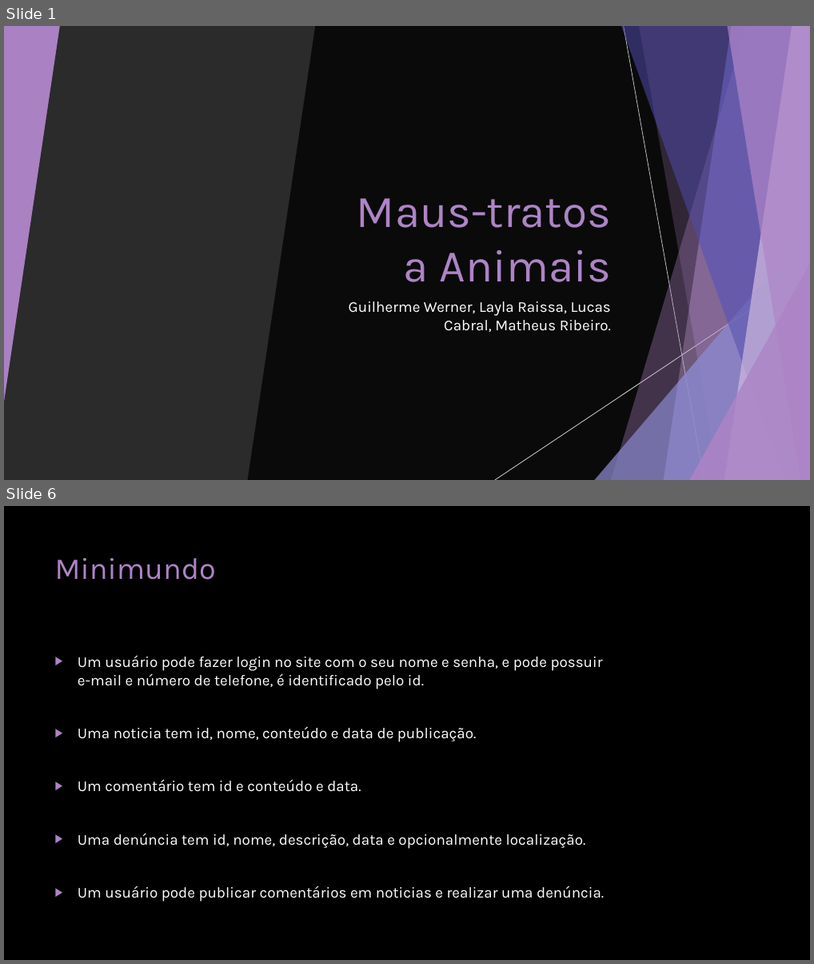
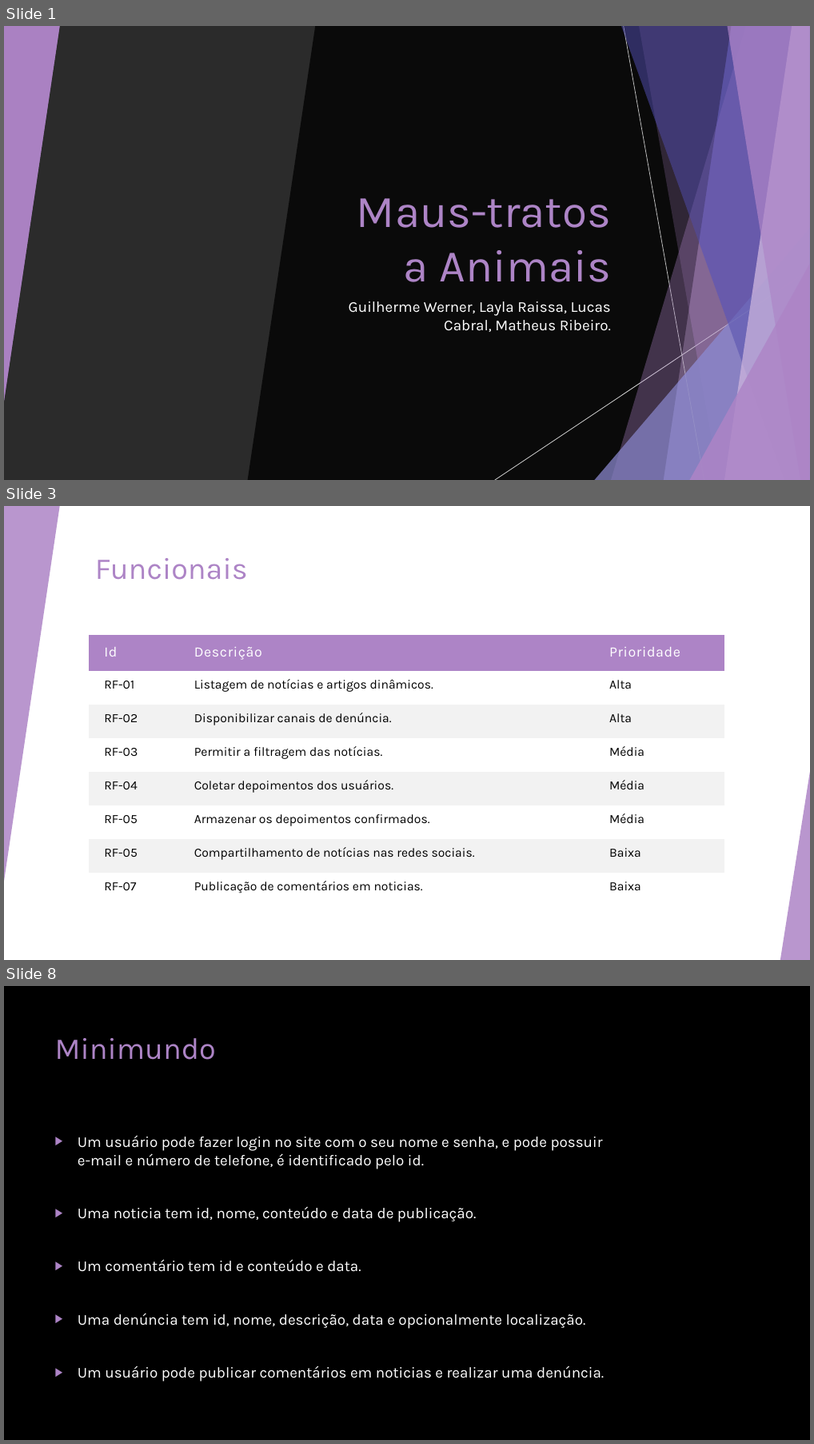
Before and after one commit to guilhermewerner/ti2, a slide deck: Documentation/Sprint-2.pptx. Shown one above the other, each under a label of ours: slides 1 and 6 before the commit, slides 1, 3 and 8 after it; the slides between them are not shown. The pictures are 814x964 and 814x1444 pixels, drawn with LibreOffice and Linux fonts; fonts in the diff are those of the drawing; background and template pictures are left out; a plain dark background stands for a picture behind light text. Boxes give left, top, right and bottom in pixels: in the first picture for what was removed or moved away, otherwise in the second. Text is boxed around its words. In the diff, an @@ line names an element or a change of style, - is before the commit and + after.

```diff
--- a/Documentation/Sprint-2.pptx
+++ b/Documentation/Sprint-2.pptx
@@ slide 3 added at (x1=4, y1=506, x2=810, y2=960), background #FFFFFF; not listed: 8 template elements that a slide beside it also shows @@
@@ rectangle added at (x1=4, y1=506, x2=810, y2=960), fill #FFFFFF @@
@@ triangle added at (x1=4, y1=506, x2=60, y2=881), fill #AD84C6 at 85% opacity @@
@@ line added from (624, 506) to (705, 960), #BFBFBF 0.75 pt @@
@@ title added at (x1=95, y1=558, x2=248, y2=580), 36 pt, text #AD84C6 @@
+Funcionais
@@ table added at (x1=90, y1=635, x2=726, y2=906), 8 rows, 3 columns @@
+Id | Descrição | Prioridade
+RF-01 | Listagem de notícias e artigos dinâmicos. | Alta
+RF-02 | Disponibilizar canais de denúncia. | Alta
+RF-03 | Permitir a filtragem das notícias. | Média
+RF-04 | Coletar depoimentos dos usuários. | Média
+RF-05 | Armazenar os depoimentos confirmados. | Média
+RF-05 | Compartilhamento de notícias nas redes sociais. | Baixa
+RF-07 | Publicação de comentários em noticias. | Baixa
@@ line added from (810, 750) to (495, 960), #D9D9D9 0.75 pt @@
@@ triangle added at (x1=781, y1=772, x2=810, y2=960), fill #AD84C6 at 85% opacity @@
@@ what was slide 6 is now slide 8 @@
```
Also in this commit, not shown: 8 slides changed, 3 other slides added, 1 slide removed, 8 other files.
